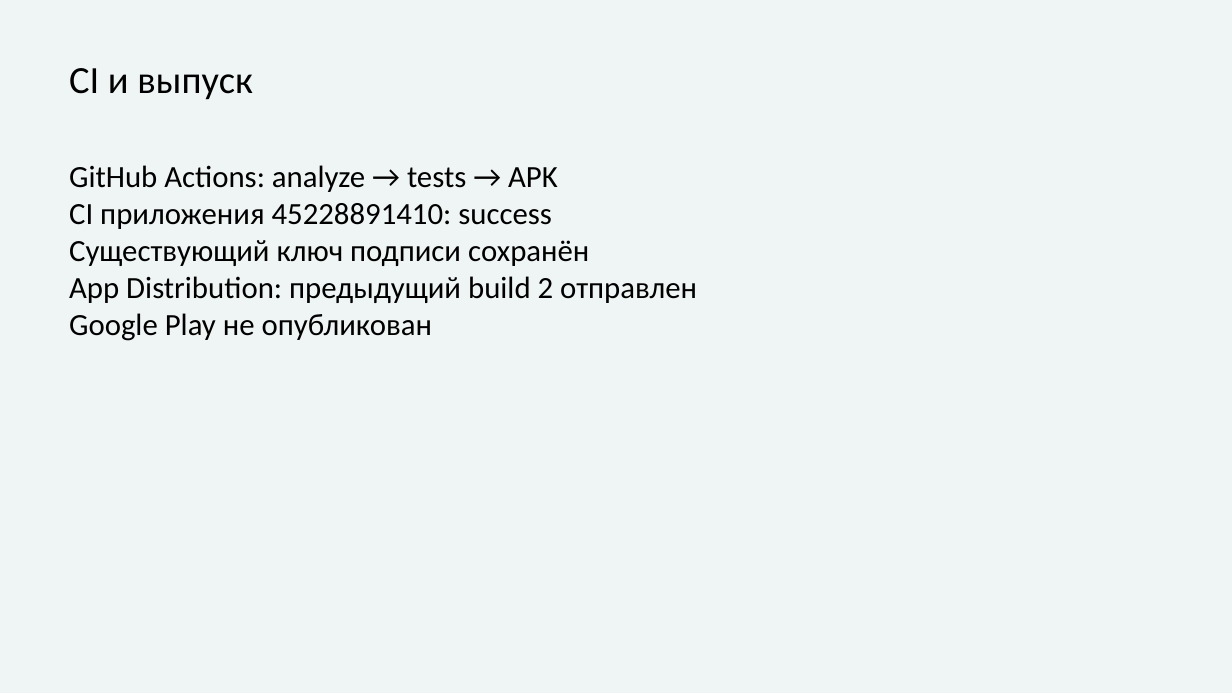
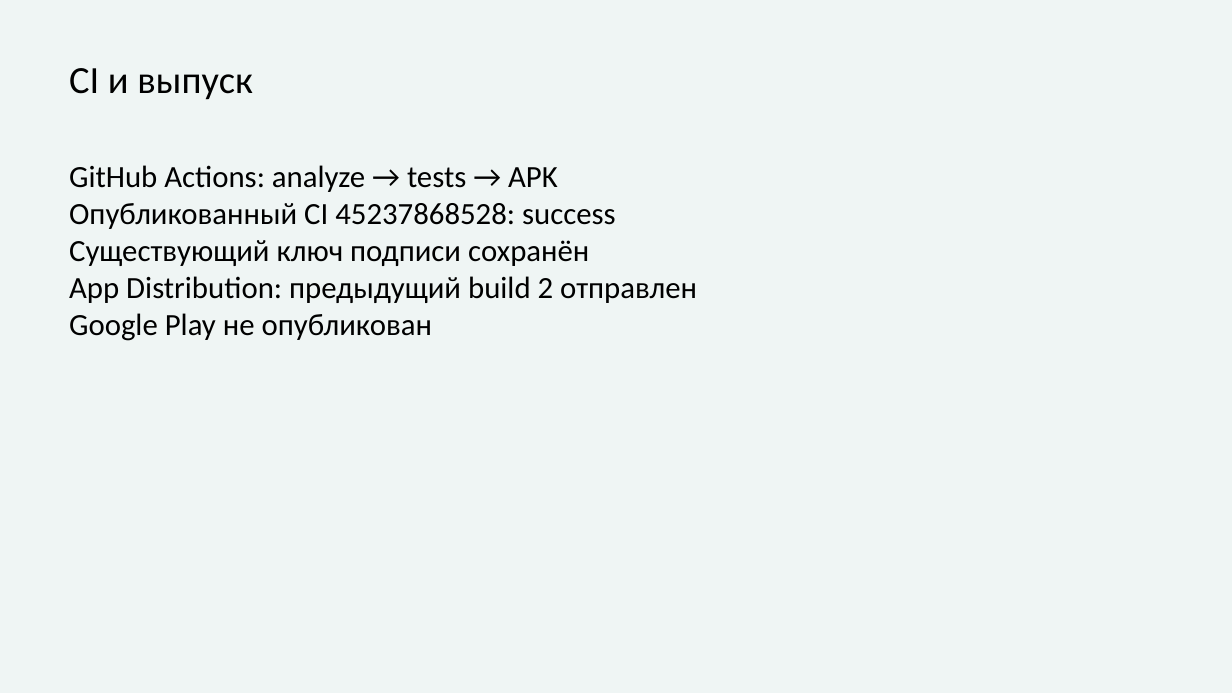
Before and after one commit to yerkesha-A/air-quality-monitor, a slide deck: slide 11 of docs/rk2/RK2_PRESENTATION.pptx. Drawn at 1232x693 pixels with LibreOffice and Linux fonts; fonts in the diff are those of the drawing. Boxes give left, top, right and bottom in pixels: in the first picture for what was removed or moved away, otherwise in the second. Text is boxed around its words. In the diff, an @@ line names an element or a change of style, - is before the commit and + after.

```diff
--- a/docs/rk2/RK2_PRESENTATION.pptx
+++ b/docs/rk2/RK2_PRESENTATION.pptx
@@ text at [69,203,616,229]: text changed @@
-CI приложения 45228891410: success
+Опубликованный CI 45237868528: success
```
Also in this commit, not shown: 2 other slides changed, 49 other files.
